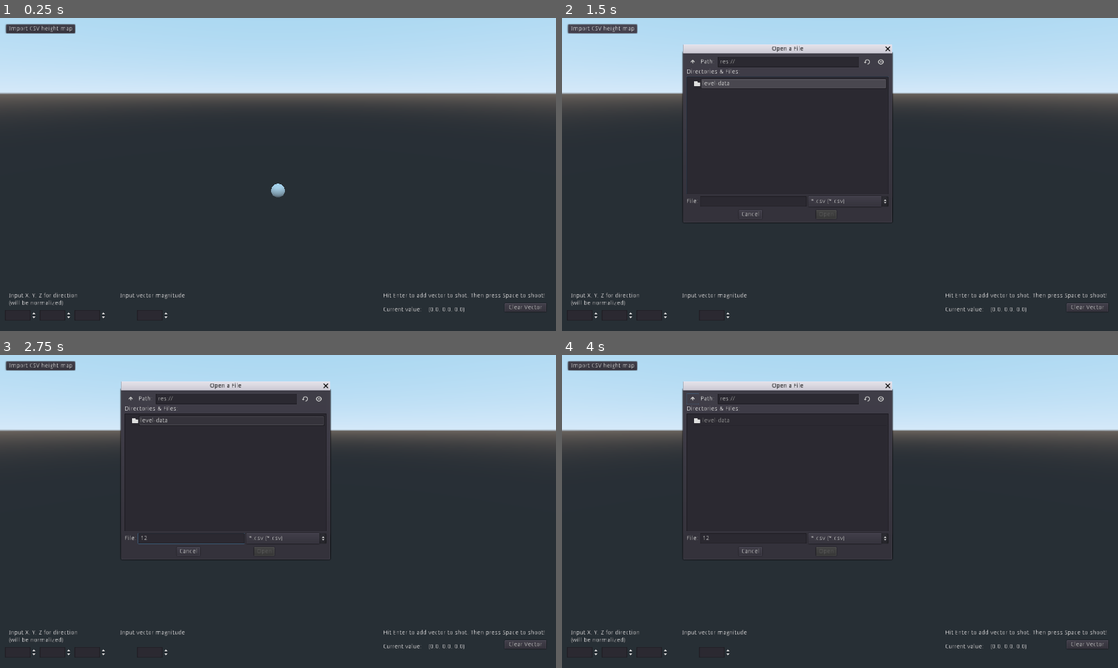
Above: before the commit, frames 1-4 (two rows, left to right).
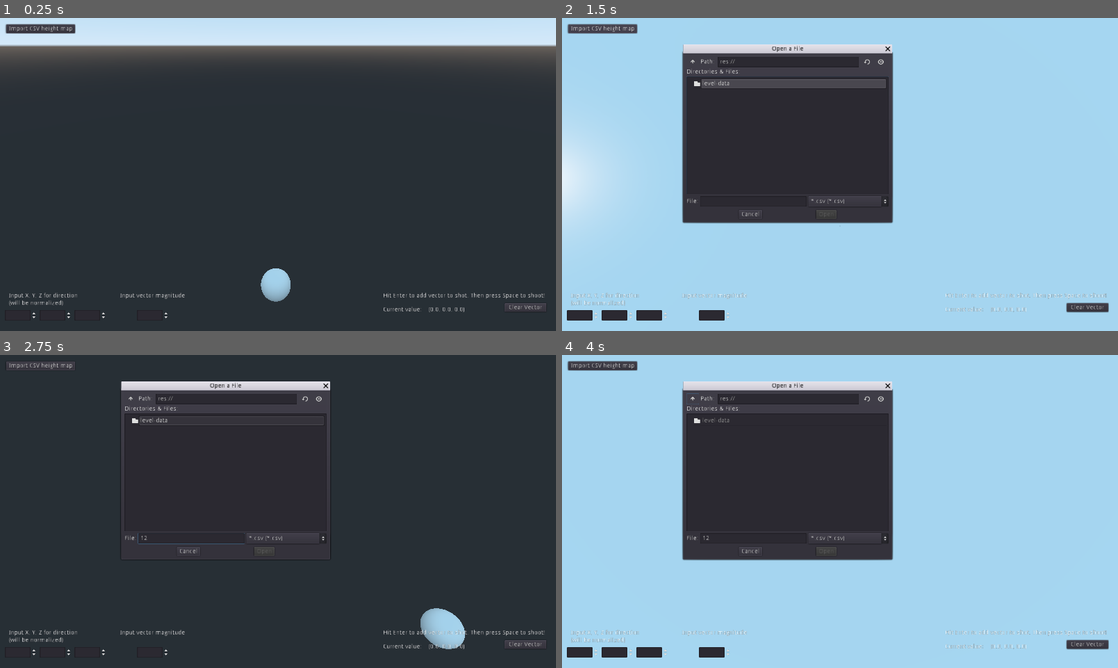
Above: after the commit, the same moments.

Repository: glade-software/gusty
Game: Godot game, scene res://TestLevel.tscn
Same seed, same stepped clock (60 frames per second), same inputs: the game is played once before the commit and once after it.
Inputs (mouse positions are in pixels of both pictures, inside the frame that each line leads up to):
- Up to frame 1 (0.25 s): no input
- Up to frame 2 (1.5 s): click "Clear Vector" at 0.5 s; click "Import CSV height map" at 1.25 s
- Up to frame 3 (2.75 s): click (189, 539) at 2.02 s; type "12" at 2.1 s
- Up to frame 4 (4 s): click (695, 398) at 2.75 s; click (695, 398) at 3.5 s

The runs differ from the first frame. In frame 1, 24% of the frame differs, in the area x 0-100%, y 2-91%; in frame 2, 66%; in frame 3, 21%; in frame 4, 66%, in the area x 0-100%, y 10-100%.

Commit message:
Perlin noise imlemented in TerrainGeneration cpp class

Diff:
--- a/gusty-godot/TestLevel.tscn
+++ b/gusty-godot/TestLevel.tscn
@@ -15,9 +15,10 @@
 
 [node name="TestCamera" type="Camera" parent="."]
 transform = Transform( 0.707107, -0.353553, 0.612373, 0, 0.866026, 0.499999, -0.707107, -0.353553, 0.612373, 3.169, 2.98223, 3.11267 )
+current = true
 script = ExtResource( 5 )
-enabled = false
 sensitivity = 0.397
+max_speed = Vector3( 3, 3, 3 )
 use_gui = false
 
 [node name="Ball" parent="." instance=ExtResource( 1 )]
@@ -33,7 +34,6 @@
 
 [node name="ShotCamera" parent="." instance=ExtResource( 7 )]
 transform = Transform( 1, 0, 0, 0, 1, 0, 0, 0, 1, 0, 1.65614, 3.955 )
-current = true
 target = NodePath("../Ball")
 down_tilt = 20.0
 [connection signal="reset_ball" from="Floor" to="Ball" method="reset"]
Not shown, added: .gitignore
Not shown, added: terrain-gen/CMakeLists.txt
Not shown, added: terrain-gen/TerrainGenerator.cpp
Not shown, added: terrain-gen/TerrainGenerator.h
Not shown, added: terrain-gen/main.cpp
